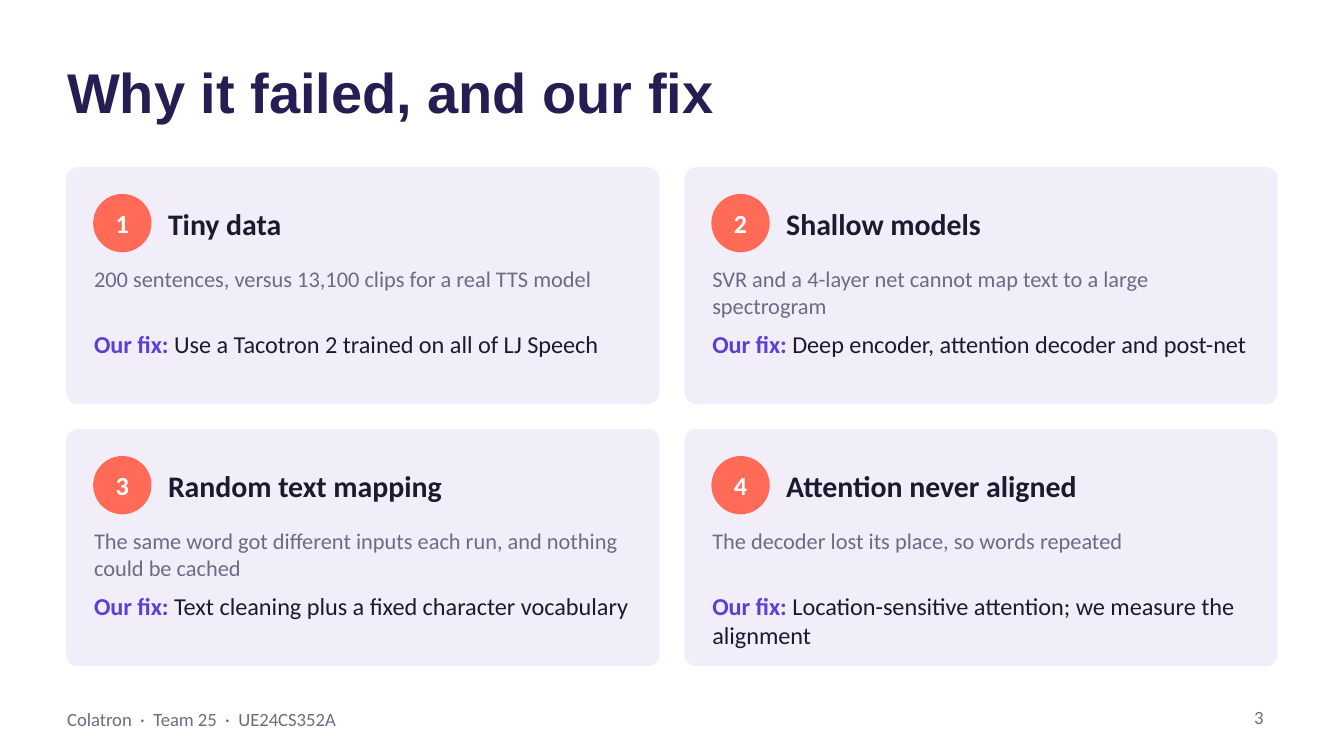
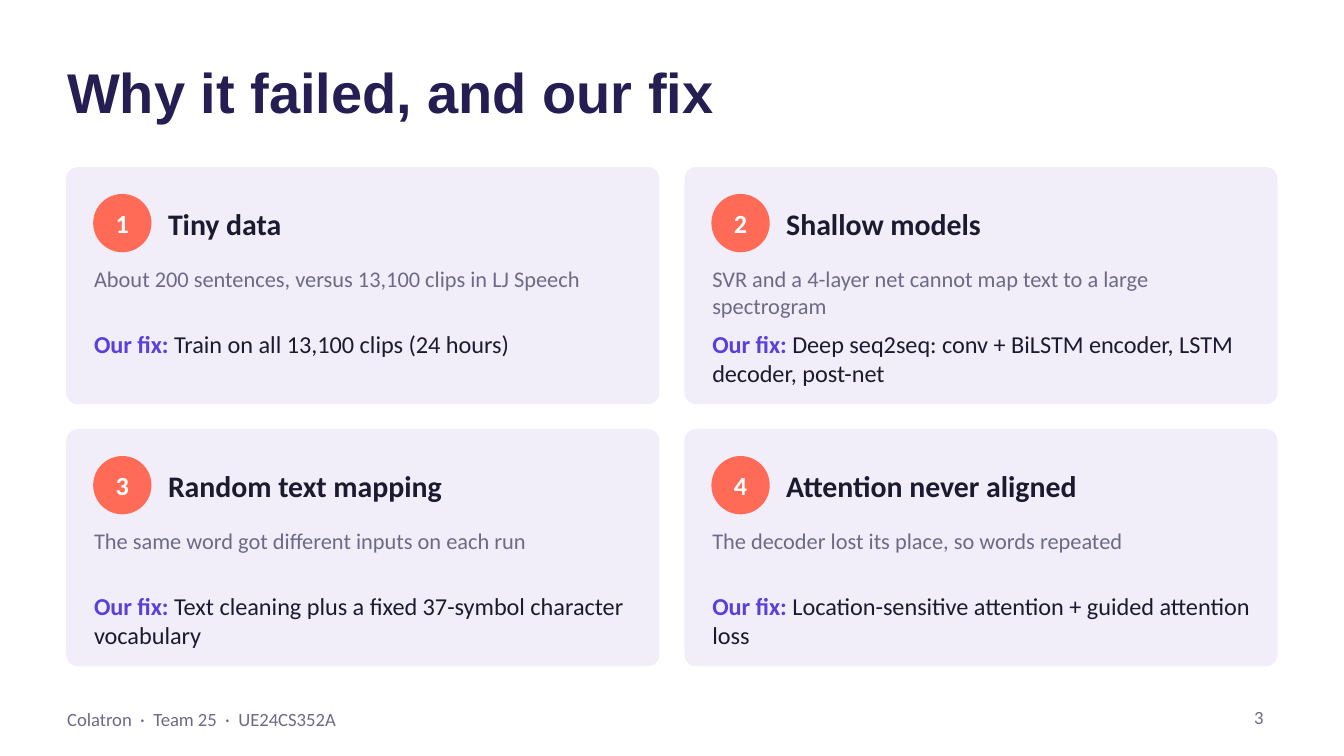
Before and after one commit to Mann0801/colatron-tts, a slide deck: slide 3 of report/Colatron_Slides.pptx. Drawn at 1344x756 pixels with LibreOffice and Linux fonts; fonts in the diff are those of the drawing. Boxes give left, top, right and bottom in pixels: in the first picture for what was removed or moved away, otherwise in the second. Text is boxed around its words. In the diff, an @@ line names an element or a change of style, - is before the commit and + after.

Commit message:
Add Colatron: seq2seq TTS with attention trained from scratch, intelligibility eval, final results
Colatron (src/models/colatron.py) is a Tacotron-style model with location-sensitive
attention, reduction factor 3 and a guided attention loss, trained from scratch on all
13,100 LJ Speech clips (step 5,000, 2.2 h: laptop CPU then a Colab T4 GPU).
eval/intelligibility.py scores every system with a wav2vec 2.0 recogniser: Colatron +
HiFi-GAN reaches 25% WER vs 100% for the no-attention baseline and 16% for the
pretrained Tacotron 2 reference. README, demo, slides and write-up updated.

```diff
--- a/report/Colatron_Slides.pptx
+++ b/report/Colatron_Slides.pptx
@@ text at (x1=94, y1=271, x2=579, y2=291): text changed @@
-200 sentences, versus 13,100 clips for a real TTS model
+About 200 sentences, versus 13,100 clips in LJ Speech
@@ text at (x1=94, y1=335, x2=509, y2=357): text changed @@
-Our fix: Use a Tacotron 2 trained on all of LJ Speech
+Our fix: Train on all 13,100 clips (24 hours)
@@ text at (x1=712, y1=336, x2=1233, y2=386): text changed @@
-Our fix: Deep encoder, attention decoder and post-net
+Our fix: Deep seq2seq: conv + BiLSTM encoder, LSTM decoder, post-net
@@ text at (x1=94, y1=533, x2=525, y2=553): text changed @@
-The same word got different inputs each run, and nothing could be cached
+The same word got different inputs on each run
@@ text at (x1=94, y1=598, x2=623, y2=648): text changed @@
-Our fix: Text cleaning plus a fixed character vocabulary
+Our fix: Text cleaning plus a fixed 37-symbol character vocabulary
@@ text at (x1=712, y1=598, x2=1250, y2=644): text changed @@
-Our fix: Location-sensitive attention; we measure the alignment
+Our fix: Location-sensitive attention + guided attention loss
```
Also in this commit, not shown: 8 other slides changed, 4 slides added, 3 slides removed, 40 other files.
